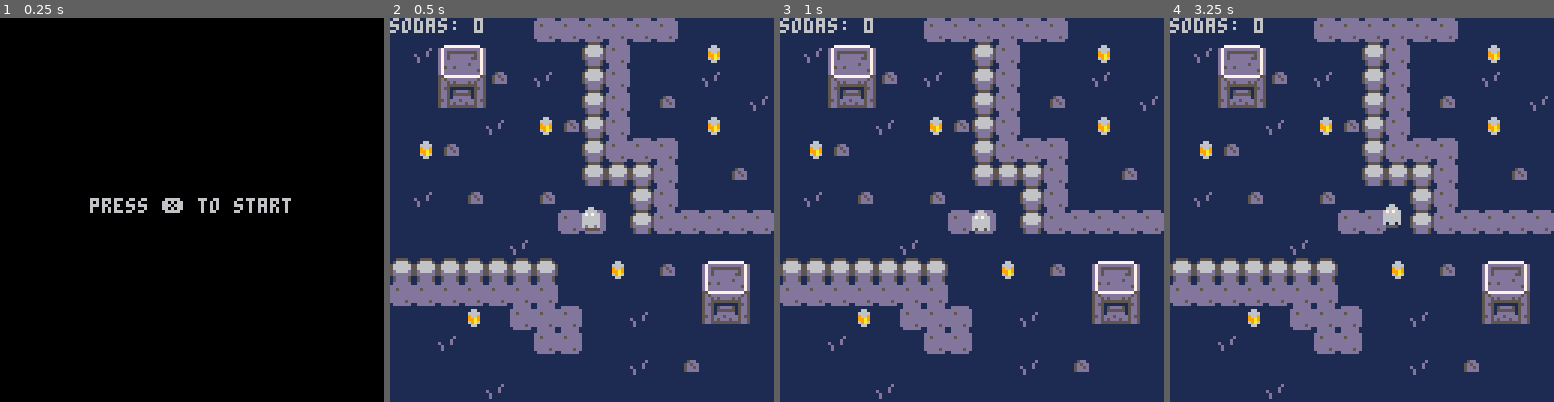
Above: before the commit, frames 1-4 (left to right).
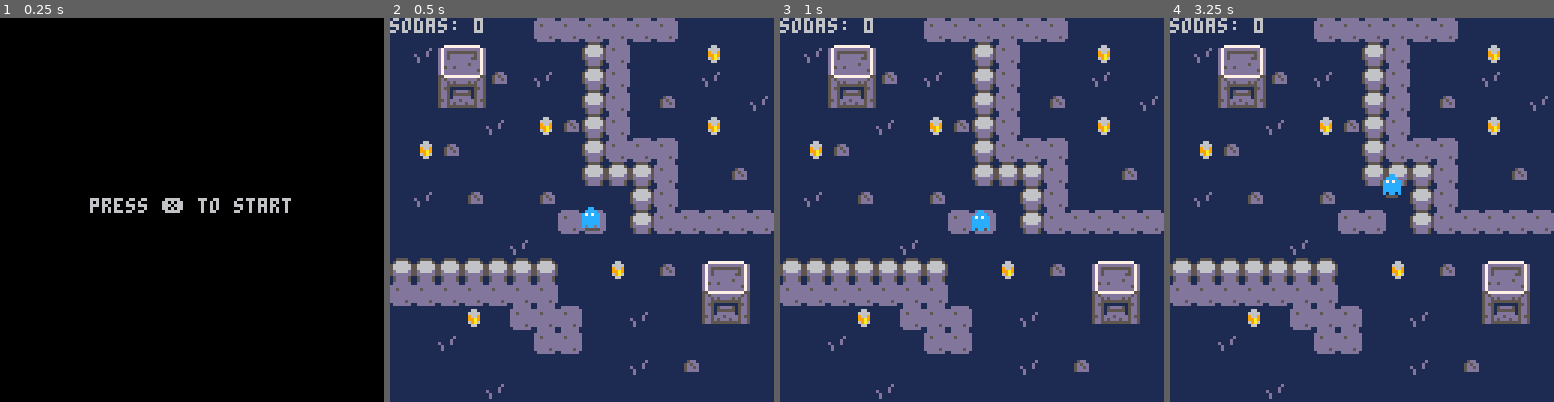
Above: after the commit, the same moments.

Repository: nicolasmbronner/pico-8
Game: PICO-8 cartridge sodaghost.p8
The game is run twice, just before and just after one commit, with the same random seed, the same clock (stepped at 60 frames per second) and the same inputs.
Inputs:
- Up to frame 1 (0.25 s): no input
- Up to frame 2 (0.5 s): tap X (X key) at 0.33 s
- Up to frame 3 (1 s): no input
- Up to frame 4 (3.25 s): tap X (X key) at 1.07, 1.85, 2.97 s; hold Right 1.6-2.1 s; hold Up 2.15-2.42 s; hold Right 2.47-3.03 s; hold Left from 3.08 s (still down)

Frame 1 is identical in both runs. In frame 2, 0.2% of the frame differs, in the area x 50-55%, y 49-55%; in frame 3, 0.2%; in frame 4, 0.5%, in the area x 55-61%, y 40-55%.

Commit message:
Soda Ghost v1
Fixed art for better visibility, and ghost collisions, also we can restart game from "win" screen without having to go back to "start" screen. WIP files deleted

Diff:
--- a/ghost adventure01.p8
+++ /dev/null
@@ -1,62 +0,0 @@
-pico-8 cartridge // http://www.pico-8.com
-version 42
-__lua__
-function _init()
-
-end
-
-function _update60()
-
-end
-
-function _draw()
-
-end
-…(33 lines of a section not shown)…
-__map__
-1111111111111313131313131111111100000000000000000000000000000000000000000000000000000000000000000000000000000000000000000000000000000000000000000000000000000000000000000000000000000000000000000000000000000000000000000000000000000000000000000000000000000000
-1110151611111111111311111111111100000000000000000000000000000000000000000000000000000000000000000000000000000000000000000000000000000000000000000000000000000000000000000000000000000000000000000000000000000000000000000000000000000000000000000000000000000000
-1111252612111011111311111110111100000000000000000000000000000000000000000000000000000000000000000000000000000000000000000000000000000000000000000000000000000000000000000000000000000000000000000000000000000000000000000000000000000000000000000000000000000000
-1111353611111111111311121111111000000000000000000000000000000000000000000000000000000000000000000000000000000000000000000000000000000000000000000000000000000000000000000000000000000000000000000000000000000000000000000000000000000000000000000000000000000000
-1111111110011112111311111121111100000000000000000000000000000000000000000000000000000000000000000000000000000000000000000000000000000000000000000000000000000000000000000000000000000000000000000000000000000000000000000000000000000000000000000000000000000000
-1111121111111111111313131111111100000000000000000000000000000000000000000000000000000000000000000000000000000000000000000000000000000000000000000000000000000000000000000000000000000000000000000000000000000000000000000000000000000000000000000000000000000000
-1111111111111111101111131111121100000000000000000000000000000000000000000000000000000000000000000000000000000000000000000000000000000000000000000000000000000000000000000000000000000000000000000000000000000000000000000000000000000000000000000000000000000000
-1110111211111211111111131111111100000000000000000000000000000000000000000000000000000000000000000000000000000000000000000000000000000000000000000000000000000000000000000000000000000000000000000000000000000000000000000000000000000000000000000000000000000000
-1111111111111113131111131313131300000000000000000000000000000000000000000000000000000000000000000000000000000000000000000000000000000000000000000000000000000000000000000000000000000000000000000000000000000000000000000000000000000000000000000000000000000000
-1111111111101111111111111111111100000000000000000000000000000000000000000000000000000000000000000000000000000000000000000000000000000000000000000000000000000000000000000000000000000000000000000000000000000000000000000000000000000000000000000000000000000000
-1111111111111111112111121115161100000000000000000000000000000000000000000000000000000000000000000000000000000000000000000000000000000000000000000000000000000000000000000000000000000000000000000000000000000000000000000000000000000000000000000000000000000000
-1313131313131311111111111125261100000000000000000000000000000000000000000000000000000000000000000000000000000000000000000000000000000000000000000000000000000000000000000000000000000000000000000000000000000000000000000000000000000000000000000000000000000000
-1111111111131313111110111135361100000000000000000000000000000000000000000000000000000000000000000000000000000000000000000000000000000000000000000000000000000000000000000000000000000000000000000000000000000000000000000000000000000000000000000000000000000000
-1111101111111313111111111111111100000000000000000000000000000000000000000000000000000000000000000000000000000000000000000000000000000000000000000000000000000000000000000000000000000000000000000000000000000000000000000000000000000000000000000000000000000000
--- a/ghost adventure02.p8
+++ /dev/null
@@ -1,127 +0,0 @@
-pico-8 cartridge // http://www.pico-8.com
-version 42
-__lua__
---ghost adventure
---by retropixie
-
---next: 21:36
-
-function _init()
-	-- set up stuff
-	px=63   --player pos x
-	py=63   --player pos y
-	pdx=0   --player delta x
-	pdy=0   --player delta y
-	s=0.5   --speed
-	d=1.15  --deceleration
-	pf=1    --player frame
-end
-
-function _update60()
-	--thinking / logic / math
-		local buttpress_h=false
-	local buttpress_v=false
-
-	if(btn(⬅️)) then
-		pdx=-s
-		buttpress_h=true
-	end
-
-	if(btn(➡️)) then
-	 pdx=s
-	 buttpress_h=true
-	end
-
-	if(btn(⬆️)) then
-		pdy=-s
-		buttpress_v=true
-	end
-
-	if(btn(⬇️)) then
-	 pdy=s
-	 buttpress_v=true
-	end
-
-	if not(buttpress_h) then
-		pdx/=d
-	end
-
-	if not(buttpress_v) then
-		pdy/=d
-	end
-
-	px+=pdx
-	py+=pdy
-
-	px=mid(3,px,124)
-	py=mid(3,py,124)
-end
-
-function _draw()
-	--visuals go here
-	cls()
-	map()
-	aniplr()
-end
--->8
---animation--
-
-function aniplr()
-	--animate stuff
-	if pf>2.95 then
-		pf=1
-	else
-		pf+=.04
-	end
-	spr(pf,px,py)
-end
-…(33 lines of a section not shown)…
-__map__
-1111111111111313131313131111111100000000000000000000000000000000000000000000000000000000000000000000000000000000000000000000000000000000000000000000000000000000000000000000000000000000000000000000000000000000000000000000000000000000000000000000000000000000
-1110151611111111111311111111111100000000000000000000000000000000000000000000000000000000000000000000000000000000000000000000000000000000000000000000000000000000000000000000000000000000000000000000000000000000000000000000000000000000000000000000000000000000
-1111252612111011111311111110111100000000000000000000000000000000000000000000000000000000000000000000000000000000000000000000000000000000000000000000000000000000000000000000000000000000000000000000000000000000000000000000000000000000000000000000000000000000
-1111353611111111111311121111111000000000000000000000000000000000000000000000000000000000000000000000000000000000000000000000000000000000000000000000000000000000000000000000000000000000000000000000000000000000000000000000000000000000000000000000000000000000
-1111111110111112111311111121111100000000000000000000000000000000000000000000000000000000000000000000000000000000000000000000000000000000000000000000000000000000000000000000000000000000000000000000000000000000000000000000000000000000000000000000000000000000
-1111121111111111111313131111111100000000000000000000000000000000000000000000000000000000000000000000000000000000000000000000000000000000000000000000000000000000000000000000000000000000000000000000000000000000000000000000000000000000000000000000000000000000
-1111111111111111101111131111121100000000000000000000000000000000000000000000000000000000000000000000000000000000000000000000000000000000000000000000000000000000000000000000000000000000000000000000000000000000000000000000000000000000000000000000000000000000
-1110111211111211111111131111111100000000000000000000000000000000000000000000000000000000000000000000000000000000000000000000000000000000000000000000000000000000000000000000000000000000000000000000000000000000000000000000000000000000000000000000000000000000
-1111111111111113131111131313131300000000000000000000000000000000000000000000000000000000000000000000000000000000000000000000000000000000000000000000000000000000000000000000000000000000000000000000000000000000000000000000000000000000000000000000000000000000
-1111111111101111111111111111111100000000000000000000000000000000000000000000000000000000000000000000000000000000000000000000000000000000000000000000000000000000000000000000000000000000000000000000000000000000000000000000000000000000000000000000000000000000
-1111111111111111112111121115161100000000000000000000000000000000000000000000000000000000000000000000000000000000000000000000000000000000000000000000000000000000000000000000000000000000000000000000000000000000000000000000000000000000000000000000000000000000
-1313131313131311111111111125261100000000000000000000000000000000000000000000000000000000000000000000000000000000000000000000000000000000000000000000000000000000000000000000000000000000000000000000000000000000000000000000000000000000000000000000000000000000
-1111111111131313111110111135361100000000000000000000000000000000000000000000000000000000000000000000000000000000000000000000000000000000000000000000000000000000000000000000000000000000000000000000000000000000000000000000000000000000000000000000000000000000
-1111101111111313111111111111111100000000000000000000000000000000000000000000000000000000000000000000000000000000000000000000000000000000000000000000000000000000000000000000000000000000000000000000000000000000000000000000000000000000000000000000000000000000
-1111111111111111111110111211111100000000000000000000000000000000000000000000000000000000000000000000000000000000000000000000000000000000000000000000000000000000000000000000000000000000000000000000000000000000000000000000000000000000000000000000000000000000
-1111111110111111111111111111111100000000000000000000000000000000000000000000000000000000000000000000000000000000000000000000000000000000000000000000000000000000000000000000000000000000000000000000000000000000000000000000000000000000000000000000000000000000
--- a/ghost adventure03.p8
+++ b/sodaghost.p8
@@ -24,7 +24,7 @@
 	elseif state=="win" then
 		if btnp(❎) then
 		setup_game()
-			state="start"
+			state="play"
 		end
 	end
 end
@@ -45,6 +45,9 @@
 		print("you win!",
 			50,60
 		)
+		print("press ❎ to restart",
+			26,69
+		)
 	end
 end
 
@@ -150,35 +153,44 @@
 		pdy/=d
 	end
 
+	--move x and check colision
 	px+=pdx
-	py+=pdy
-
-	px=mid(3,px,124)
-	py=mid(3,py,124)
-
-	--player tile x and y
-	local ptx=(px+4)/8
-	local pty=(py+4)/8
+	local ptx=(px+4)/8 --p.tile x
+	local pty=(py+4)/8 --p.tile y
 
 	--is the player over a tile
 	--that has flag 0 ?
 	if fget(
 		mget(ptx,pty),0
 	)==true then
-		px=lx
-		py=ly
-	end
-
+		px=lx --reset x position
+	end
+
+	--move y and check colision
+	py+=pdy
+	ptx=(px+4)/8
+	pty=(py+4)/8
+
+	--is the player over a tile
+	--that has flag 0 ?
+	if fget(
+		mget(ptx,pty),0
+	)==true then
+		py=ly --reset y position
+	end
+
+	px=mid(3,px,124)
+	py=mid(3,py,124)
 end
 __gfx__
-00000000000660000000000000000000000000000000000000000000000000000000000000000000000000000000000000000000000000000000000000000000
-00000000006666000006600000000000000000000000000000000000000000000000000000000000000000000000000000000000000000000000000000000000
-00700700067676600066660000000000000000000000000000000000000000000000000000000000000000000000000000000000000000000000000000000000
-00077000066666600676766000000000000000000000000000000000000000000000000000000000000000000000000000000000000000000000000000000000
-00077000066666600666666000000000000000000000000000000000000000000000000000000000000000000000000000000000000000000000000000000000
-00700700066666600666666000000000000000000000000000000000000000000000000000000000000000000000000000000000000000000000000000000000
-00000000060660600666666000000000000000000000000000000000000000000000000000000000000000000000000000000000000000000000000000000000
-00000000005555000656656000000000000000000000000000000000000000000000000000000000000000000000000000000000000000000000000000000000
+00000000000cc0000000000000000000000000000000000000000000000000000000000000000000000000000000000000000000000000000000000000000000
+0000000000cccc00000cc00000000000000000000000000000000000000000000000000000000000000000000000000000000000000000000000000000000000
+007007000c7c7cc000cccc0000000000000000000000000000000000000000000000000000000000000000000000000000000000000000000000000000000000
+000770000cccccc00c7c7cc000000000000000000000000000000000000000000000000000000000000000000000000000000000000000000000000000000000
+000770000cccccc00cccccc000000000000000000000000000000000000000000000000000000000000000000000000000000000000000000000000000000000
+007007000cccccc00cccccc000000000000000000000000000000000000000000000000000000000000000000000000000000000000000000000000000000000
+000000000c0cc0c00cccccc000000000000000000000000000000000000000000000000000000000000000000000000000000000000000000000000000000000
+00000000005555000c5cc5c000000000000000000000000000000000000000000000000000000000000000000000000000000000000000000000000000000000
 1111111111111111111111111dddddd1000000001111111111111111000000000000000000000000000000000000000000000000000000000000000000000000
 111111111111111111111111dddddddd000000001177777777777711000000000000000000000000000000000000000000000000000000000000000000000000
 11111d11111111111115dd11dd5ddddd00000000d7dddddddddddd7d000000000000000000000000000000000000000000000000000000000000000000000000
Not shown, changed: 33 lines of the sprite sheet (__gfx__) section of ghost adventure01.p8
Not shown, changed: 33 lines of the sprite sheet (__gfx__) section of ghost adventure02.p8
